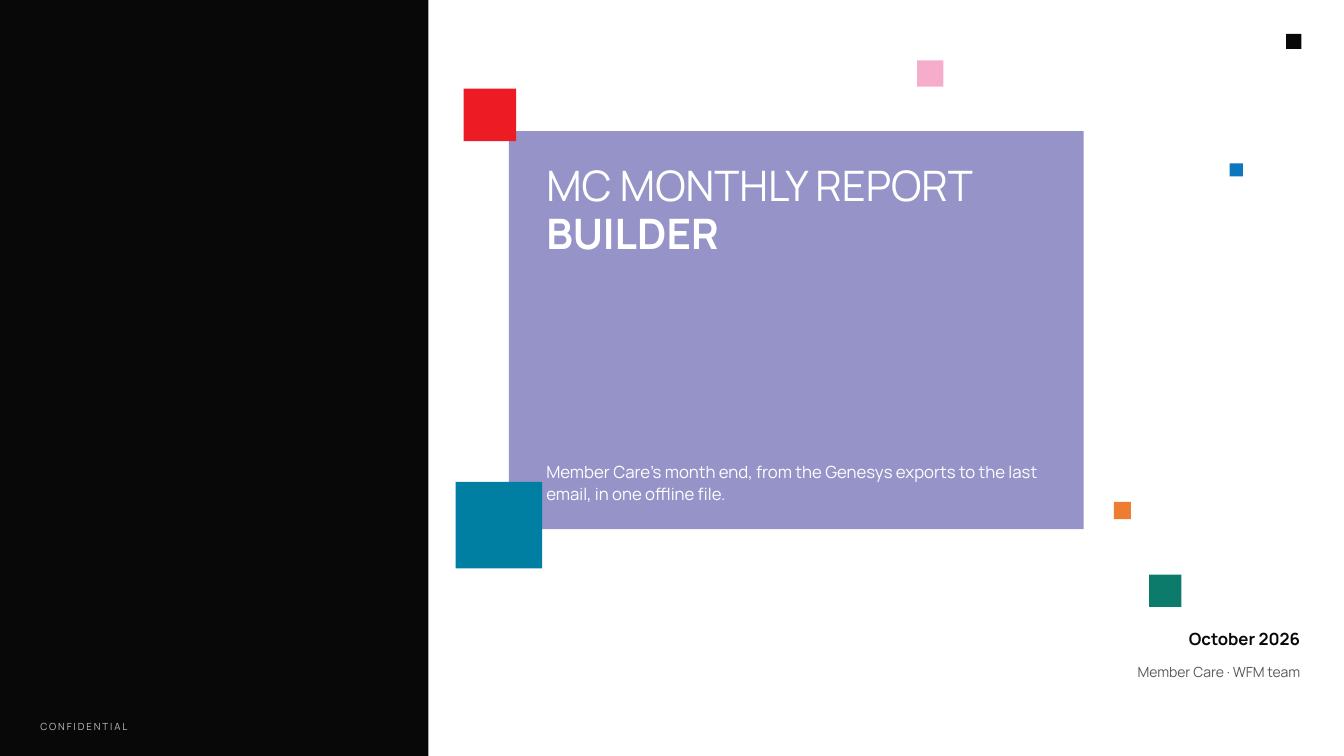
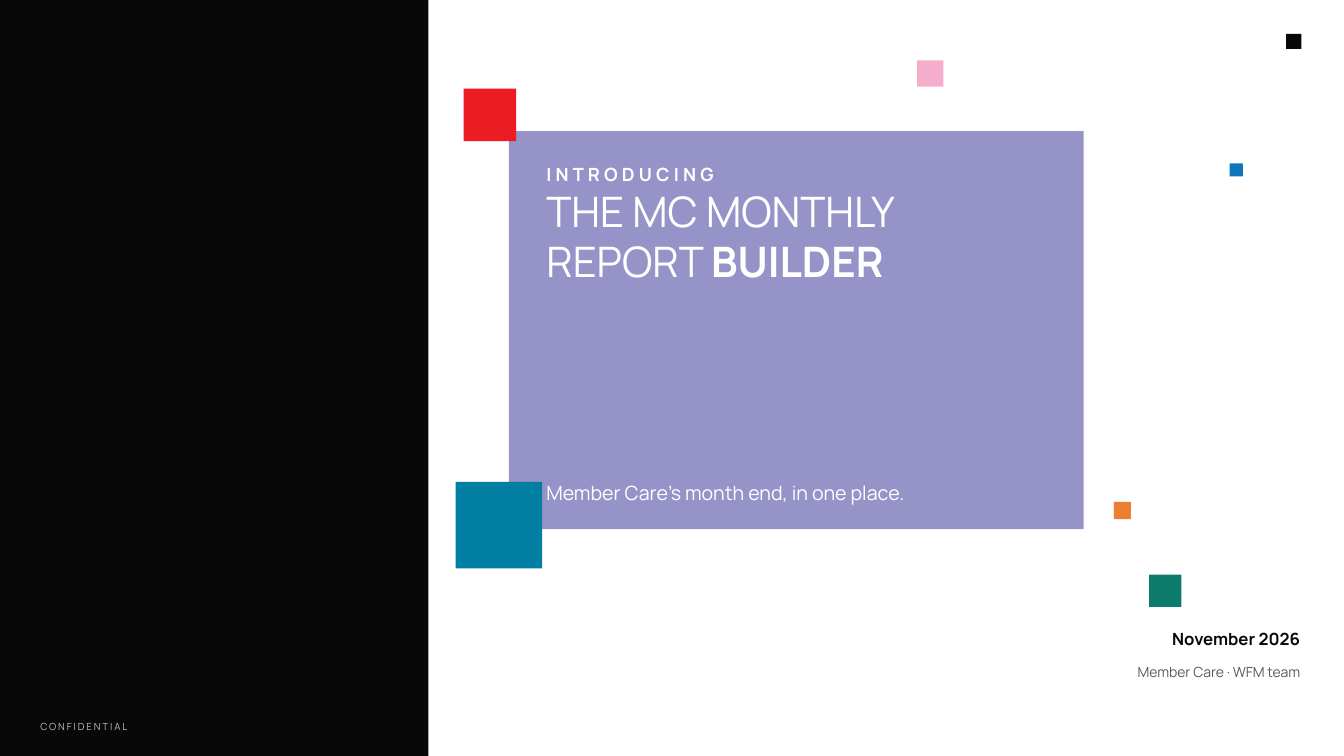
Before and after one commit to Wizdeed1/s, a slide deck: slide 1 of final/MC Monthly Report Builder - Overview.pptx. Drawn at 1344x756 pixels with LibreOffice and Linux fonts; fonts in the diff are those of the drawing; background and template pictures are left out. Boxes give left, top, right and bottom in pixels: in the first picture for what was removed or moved away, otherwise in the second. Text is boxed around its words. In the diff, an @@ line names an element or a change of style, - is before the commit and + after.

```diff
--- a/final/MC Monthly Report Builder - Overview.pptx
+++ b/final/MC Monthly Report Builder - Overview.pptx
@@ text at <box>546,168,895,278</box>: text changed; bold on @@
-MC MONTHLY REPORT BUILDER
+INTRODUCING
+THE MC MONTHLY REPORT BUILDER
@@ text at <box>546,485,905,505</box>: text changed; size 12 to 14 pt @@
-Member Care's month end, from the Genesys exports to the last email, in one offline file.
+Member Care's month end, in one place.
@@ text at <box>1172,632,1300,646</box>: text changed @@
-October 2026
+November 2026
```
Also in this commit, not shown: 12 other slides changed, 3 slides added, 1 slide removed, 4 other files.
